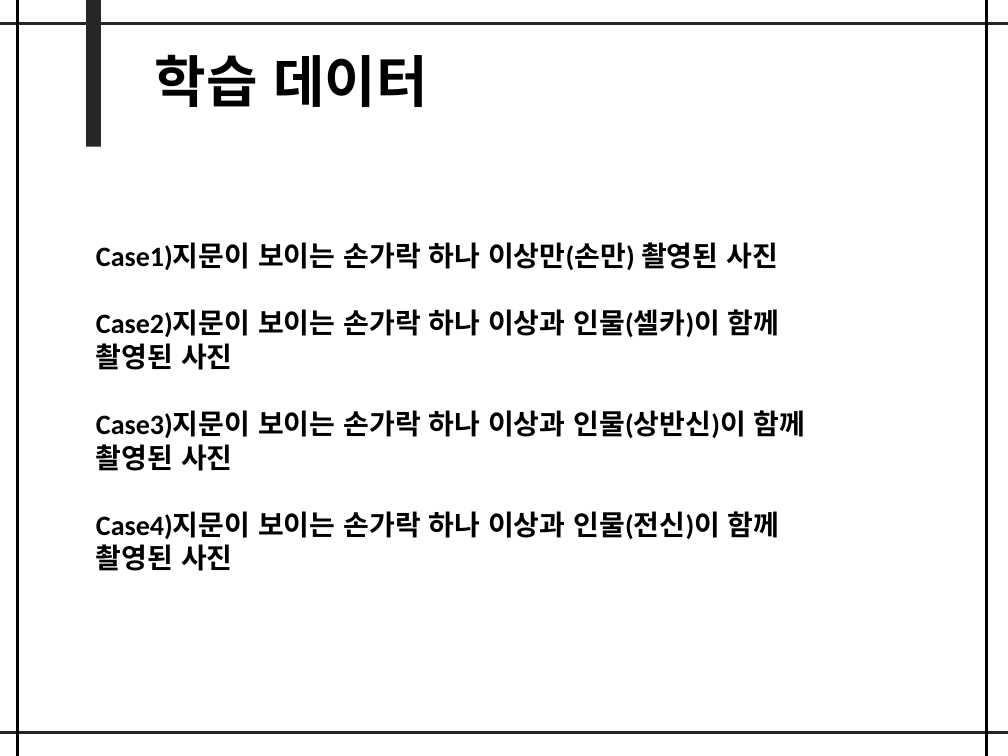
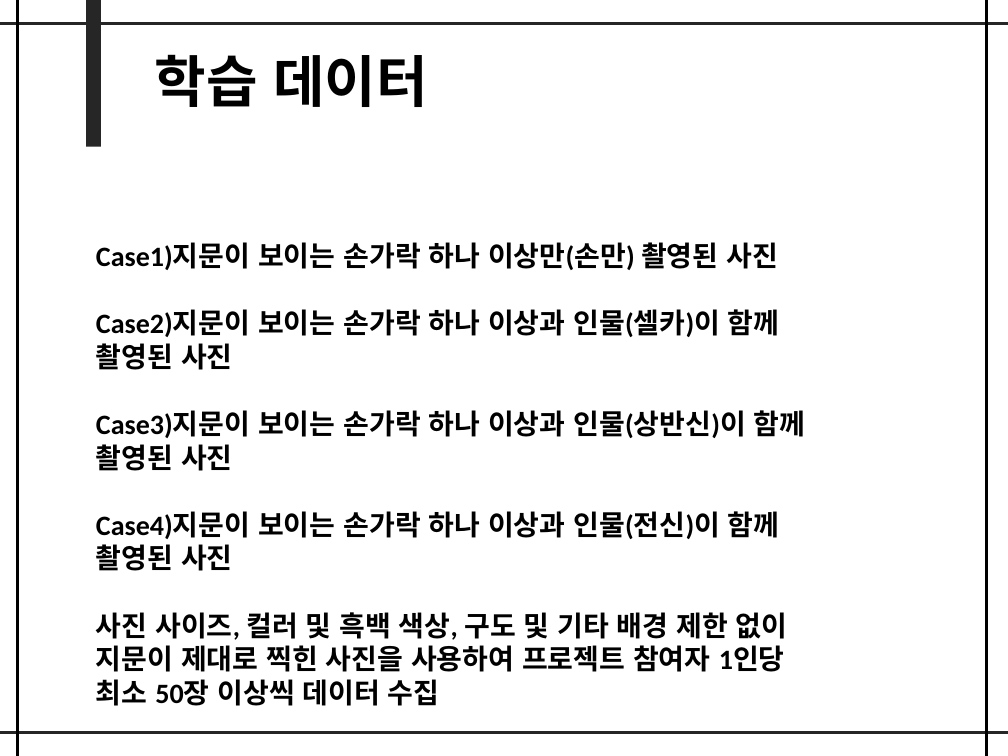
Before and after one commit to CheolYongLee/KSA_Project, a slide deck: slide 6 of 시네틱스 보고서.pptx. Drawn at 1008x756 pixels with LibreOffice and Linux fonts; fonts in the diff are those of the drawing. Boxes give left, top, right and bottom in pixels: in the first picture for what was removed or moved away, otherwise in the second. Text is boxed around its words. In the diff, an @@ line names an element or a change of style, - is before the commit and + after.

```diff
--- a/시네틱스 보고서.pptx
+++ b/시네틱스 보고서.pptx
@@ text at box(96, 612, 788, 706): paragraphs added @@
+사진 사이즈, 컬러 및 흑백 색상, 구도 및 기타 배경 제한 없이
+지문이 제대로 찍힌 사진을 사용하여 프로젝트 참여자 1인당
+최소 50장 이상씩 데이터 수집
```
Also in this commit, not shown: 2 other slides changed, 2 other files.
